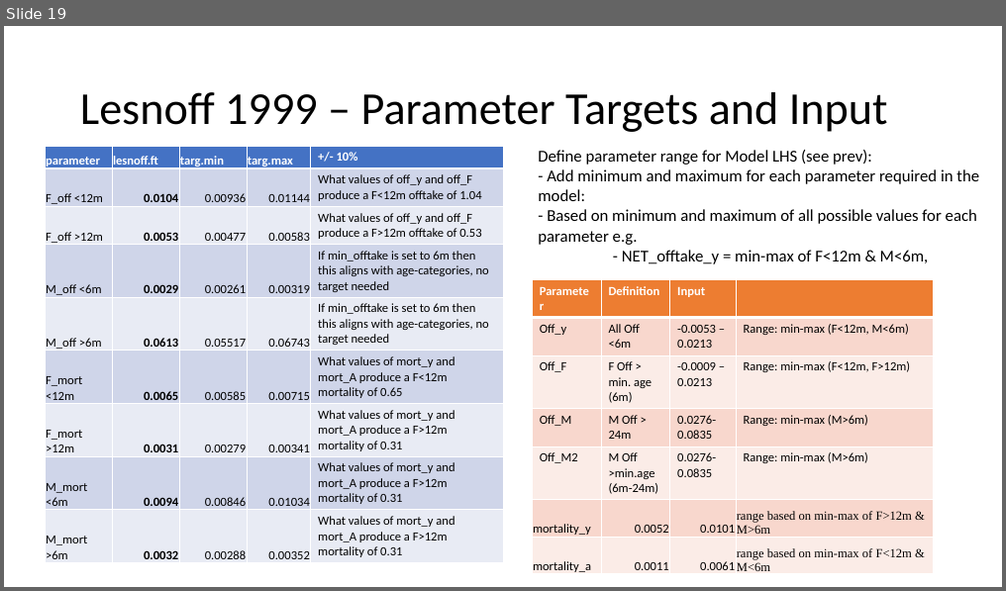
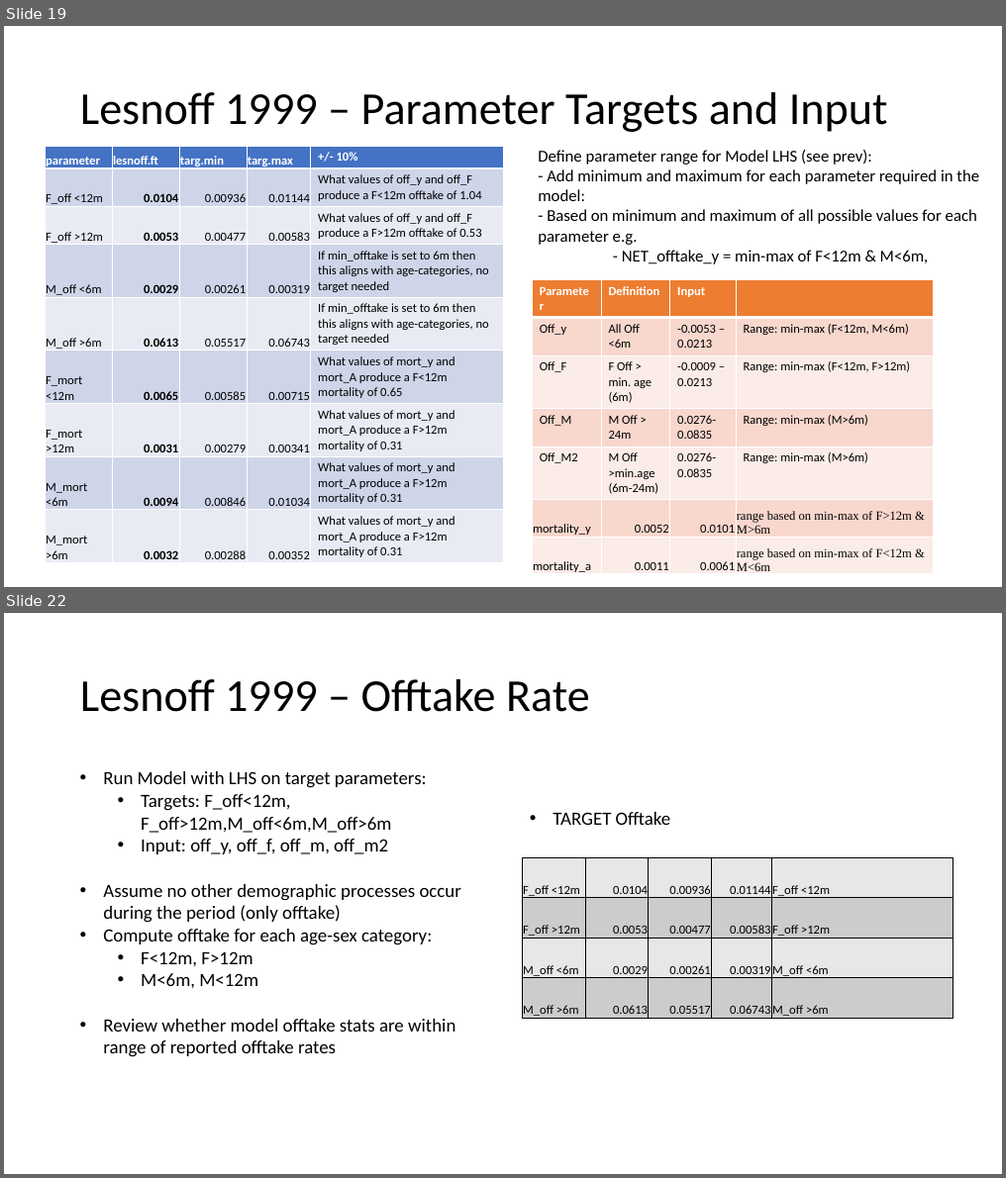
Before and after one commit to BethSavagar/demographic_model_1, a slide deck: presentations/profile-validation/lesnoff.pptx. Shown one above the other, each under a label of ours: slide 19 before the commit, slides 19 and 22 after it; the slides between them are not shown. The pictures are 1006x591 and 1006x1178 pixels, drawn with LibreOffice and Linux fonts; fonts in the diff are those of the drawing. Boxes give left, top, right and bottom in pixels: in the first picture for what was removed or moved away, otherwise in the second. Text is boxed around its words. In the diff, an @@ line names an element or a change of style, - is before the commit and + after.

Commit message:
testing vlaid lesnoff output

```diff
--- a/presentations/profile-validation/lesnoff.pptx
+++ b/presentations/profile-validation/lesnoff.pptx
@@ slide 22 added at <box>4,613,1002,1174</box>, background #FFFFFF @@
@@ title added at <box>80,679,590,712</box>, 44 pt, text #000000 @@
+Lesnoff 1999 – Offtake Rate
@@ text added at <box>103,771,461,1058</box>, 18 pt, text #000000 @@
+• Run Model with LHS on target parameters:
+  • Targets: F_off<12m, F_off>12m,M_off<6m,M_off>6m
+  • Input: off_y, off_f, off_m, off_m2
+• Assume no other demographic processes occur during the period (only offtake)
+• Compute offtake for each age-sex category:
+  • F<12m, F>12m
+  • M<6m, M<12m
+• Review whether model offtake stats are within range of reported offtake rates
@@ text added at <box>552,812,671,825</box>, 18 pt, text #000000 @@
+• TARGET Offtake
@@ table added at <box>522,858,951,1020</box>, 4 rows, 5 columns @@
+F_off <12m | 0.0104 | 0.00936 | 0.01144 | F_off <12m
+F_off >12m | 0.0053 | 0.00477 | 0.00583 | F_off >12m
+M_off <6m | 0.0029 | 0.00261 | 0.00319 | M_off <6m
+M_off >6m | 0.0613 | 0.05517 | 0.06743 | M_off >6m
```
Also in this commit, not shown: 2 slides changed, 3 other slides added, 1 other file.
